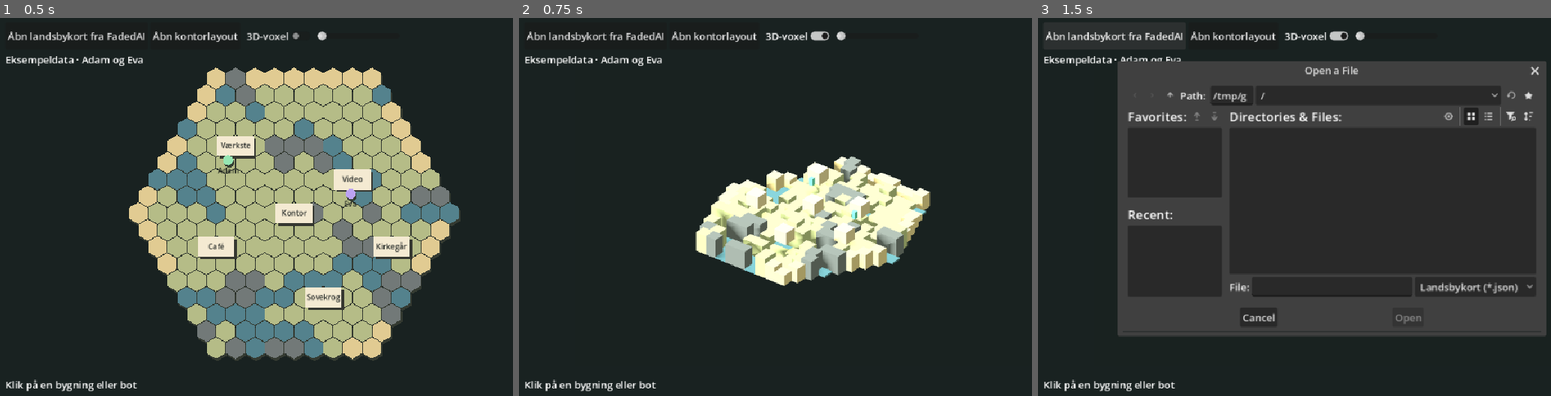
Above: before the commit, frames 1-3 (left to right).
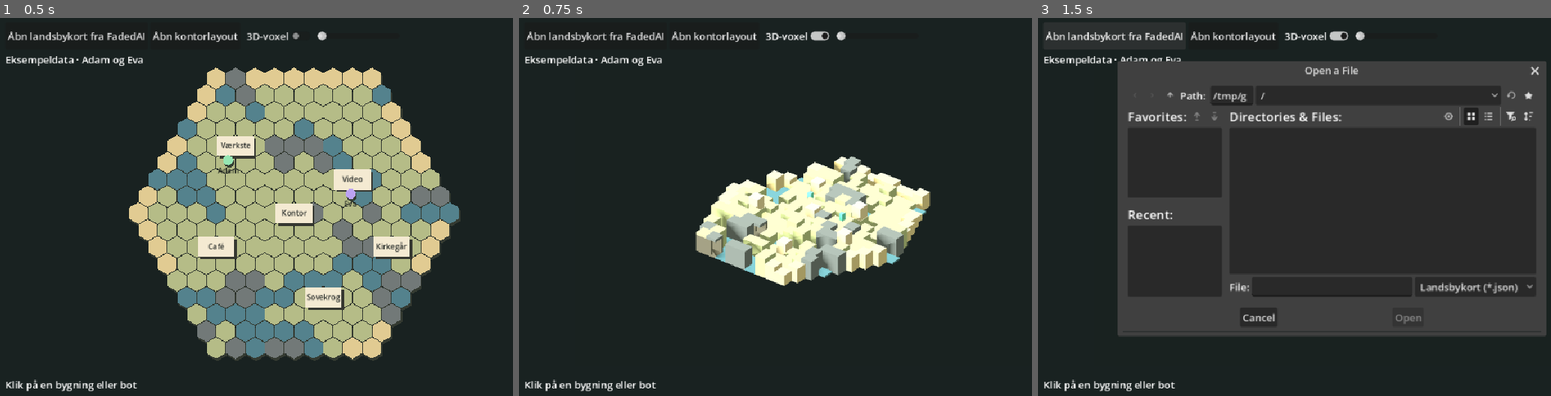
Above: after the commit, the same moments.

Repository: IamFaded90/sweatcaster-ios
Game: Godot game, scene res://village.tscn
The game is run twice, just before and just after one commit, with the same random seed, the same clock (stepped at 60 frames per second) and the same inputs.
Inputs:
- Up to frame 1 (0.5 s): no input
- Up to frame 2 (0.75 s): click "3D-voxel" at 0.5 s
- Up to frame 3 (1.5 s): click "Åbn landsbykort fra FadedAI" at 1.25 s

Frame 1 is identical in both runs. In frame 2, 1.2% of the frame differs, in the area x 34-69%, y 39-64%; in frame 3, nothing differs.

Commit message:
Polish FadedAI and integrate offline voices, agent tools and Cast fixes

Diff:
--- a/VillageGodot/smoke.gd
+++ b/VillageGodot/smoke.gd
@@ -19,6 +19,10 @@
 		push_error("FadedAI snapshot, hex grid or 3D navigation failed")
 		quit(1)
 		return
+	if not check_passages_and_markers(map):
+		quit(1)
+		return
+	map.load_snapshot(args[0])
 	map.show_voxel(false)
 	if map.voxel_map.visible:
 		push_error("Could not leave 3D view")
@@ -29,6 +33,63 @@
 		quit(1)
 		return
 	quit()
+
+func solid_at(landscape: Node3D, point: Vector3) -> bool:
+	for rock: MeshInstance3D in landscape.get_children():
+		if rock.get_aabb().has_point(point - rock.position):
+			return true
+	return false
+
+func check_passages_and_markers(map) -> bool:
+	var voxel = map.voxel_map
+	if voxel.passages.size() < 2:
+		push_error("Expected visible cliff passages in the default terrain")
+		return false
+	for cell: Vector2i in voxel.passages:
+		var limits: Vector2 = voxel.passages[cell]
+		var top: Vector3 = map.Terrain.voxel_surface(cell, map.tiles[cell])
+		var middle := Vector3(top.x, (limits.x + limits.y) * 0.5, top.z)
+		var mouth := middle + Vector3.RIGHT * 0.49
+		for rock: MeshInstance3D in voxel.landscape.get_children():
+			var local_mouth := mouth - rock.position
+			if rock.get_aabb().intersects_segment(local_mouth, local_mouth + voxel.camera.global_transform.basis.z * 35.0) != null:
+				push_error("The default camera cannot see the cave entrance")
+				return false
+		for step in [0.7, 0.4, 0.0, -0.6, -1.25]:
+			if solid_at(voxel.landscape, middle + Vector3.RIGHT * step):
+				push_error("The bank or rock blocks passage into the cliff")
+				return false
+		for boundary in [Vector3(top.x, limits.x - 0.02, top.z), Vector3(top.x, limits.y + 0.02, top.z),
+				middle + Vector3.BACK * 0.42, middle + Vector3.LEFT * 1.45]:
+			if not solid_at(voxel.landscape, boundary):
+				push_error("Cave is missing a floor, roof, wall or closed end")
+				return false
+	for zone in map.PLACES:
+		var crowd: Array[Dictionary] = []
+		for index in 10:
+			crowd.append({"zone": zone, "id": str(index)})
+		voxel.rebuild_bots(map.PLACES, crowd)
+		if voxel.markers.get_child_count() != map.PLACES.size() + crowd.size():
+			push_error("A marker is missing from a crowded room")
+			return false
+		var footprints: Array[Rect2] = []
+		for marker: MeshInstance3D in voxel.markers.get_children():
+			var size := marker.mesh.get_aabb().size
+			var base := marker.position - Vector3.UP * (size.y * 0.5)
+			var footprint := Rect2(base.x - size.x * 0.5, base.z - size.z * 0.5, size.x, size.z)
+			for other in footprints:
+				if footprint.intersects(other):
+					push_error("Two village markers overlap")
+					return false
+			footprints.append(footprint)
+			for corner in [footprint.position, footprint.end]:
+				var floor_point := Vector3(corner.x, base.y, corner.y)
+				if not solid_at(voxel.landscape, floor_point - Vector3.UP * 0.01) \
+					or solid_at(voxel.landscape, floor_point + Vector3.UP * 0.01):
+					push_error("A building or resident is floating or buried")
+					return false
+	print("FadedAI Godot: %d visible caves, floors and roofs, six buildings and six crowds of ten grounded residents passed" % voxel.passages.size())
+	return true
 
 func check_office(map, path: String) -> bool:
 	map.show_voxel(true)
--- a/VillageGodot/terrain.gd
+++ b/VillageGodot/terrain.gd
@@ -8,6 +8,7 @@
 const ROCK := 2
 const SAND := 3
 const COLORS := [Color("#54828d"), Color("#b5bc87"), Color("#727978"), Color("#e1cb92")]
+const VOXEL_CAMERA_OFFSET := Vector3(17, 17, 22)
 const AXIAL_DIRECTIONS := [
 	Vector2i(1, 0), Vector2i(1, -1), Vector2i(0, -1),
 	Vector2i(-1, 0), Vector2i(-1, 1), Vector2i(0, 1)
@@ -43,6 +44,51 @@
 	# Axial coordinates and six neighbors follow the layout used by HexEngine.
 	return Vector2(sqrt(3.0) * (cell.x + cell.y * 0.5), 1.5 * cell.y) * size
 
+static func voxel_surface(cell: Vector2i, tile: Vector2i) -> Vector3:
+	return Vector3(cell.x + cell.y * 0.39, tile.y * 0.4 + 0.15, cell.y)
+
+# Look for a cliff facing the viewer with room for a passage under two cells.
+# The bank in front sets the floor height, so the mouth opens above land or water.
+static func cave_passages(tiles: Dictionary, places: Dictionary) -> Dictionary:
+	var passages := {}
+	var buildings := {}
+	for place in places.values():
+		buildings[place.cell] = true
+	for cell: Vector2i in tiles:
+		var back := cell - Vector2i.RIGHT
+		var bank := cell + Vector2i.RIGHT
+		if not tiles.has(bank) or not tiles.has(back) or buildings.has(bank):
+			continue
+		var ground := voxel_surface(bank, tiles[bank]).y
+		var ceiling := minf(voxel_surface(cell, tiles[cell]).y, voxel_surface(back, tiles[back]).y) - 0.23
+		if tiles[cell].y < 3 or ceiling - ground < 0.54:
+			continue
+		var mouth := voxel_surface(cell, tiles[cell])
+		mouth.x += 0.49
+		mouth.y = (ground + ceiling) * 0.5
+		if not exposed_cliff(tiles, cell, mouth):
+			continue
+		var nearby := false
+		for entrance: Vector2i in passages:
+			if cell.distance_squared_to(entrance) < 25:
+				nearby = true
+				break
+		if not nearby:
+			passages[cell] = Vector2(ground, ceiling)
+			if passages.size() == 3:
+				break
+	return passages
+
+static func exposed_cliff(tiles: Dictionary, entrance: Vector2i, mouth: Vector3) -> bool:
+	for cell: Vector2i in tiles:
+		if cell == entrance:
+			continue
+		var top := voxel_surface(cell, tiles[cell])
+		var column := AABB(Vector3(top.x - 0.5, 0, top.z - 0.5), Vector3(1, top.y, 1))
+		if column.intersects_segment(mouth, mouth + VOXEL_CAMERA_OFFSET) != null:
+			return false
+	return true
+
 static func polygon(cell: Vector2i, size: float, inset: float) -> PackedVector2Array:
 	var points := PackedVector2Array()
 	for edge in range(6):
--- a/VillageGodot/voxel_map.gd
+++ b/VillageGodot/voxel_map.gd
@@ -5,6 +5,9 @@
 var planet: Node3D
 var camera: Camera3D
 var markers: Node3D
+var landscape: Node3D
+var surfaces: Dictionary
+var passages: Dictionary
 
 func build(tiles: Dictionary, places: Dictionary, bots: Array[Dictionary]) -> void:
 	stretch = true
@@ -14,13 +17,18 @@
 	add_child(world_view)
 	planet = Node3D.new()
 	world_view.add_child(planet)
-	# Add a single block-cap and one extruded column per cell. No per-frame mesh rebuilding.
+	surfaces = tiles
+	passages = Terrain.cave_passages(tiles, places)
+	landscape = Node3D.new()
+	planet.add_child(landscape)
 	for slot: Vector2i in tiles:
 		var value: Vector2i = tiles[slot]
-		var tile_height := 0.4 * value.y + 0.15
-		var block := cube(Vector3(1, tile_height, 1), Terrain.COLORS[value.x])
-		block.position = Vector3(slot.x + slot.y * 0.39, tile_height / 2.0, slot.y)
-		planet.add_child(block)
+		var top := Terrain.voxel_surface(slot, value)
+		var entrance := slot if passages.has(slot) else slot + Vector2i.RIGHT
+		if passages.has(entrance):
+			build_passage(top, Terrain.COLORS[value.x], passages[entrance], entrance != slot)
+		else:
+			add_rock(Vector3(1, top.y, 1), Vector3(top.x, top.y * 0.5, top.z), Terrain.COLORS[value.x])
 	var sunlight := DirectionalLight3D.new()
 	sunlight.rotation_degrees = Vector3(-46, -35, 0)
 	sunlight.shadow_enabled = true
@@ -34,12 +42,32 @@
 	light.environment.ambient_light_energy = 0.8
 	planet.add_child(light)
 	camera = Camera3D.new()
-	camera.position = Vector3(17, 18, 22)
+	camera.position = Vector3(0, 1, 0) + Terrain.VOXEL_CAMERA_OFFSET
 	camera.projection = Camera3D.PROJECTION_ORTHOGONAL
 	planet.add_child(camera)
 	camera.look_at(Vector3(0, 1, 0))
 	camera.current = true
 	rebuild_bots(places, bots)
+
+func add_rock(dimensions: Vector3, at: Vector3, color: Color) -> void:
+	var piece := cube(dimensions, color)
+	piece.position = at
+	landscape.add_child(piece)
+
+func build_passage(top: Vector3, color: Color, opening: Vector2, closed_end: bool) -> void:
+	var floor_y := opening.x
+	var roof_y := opening.y
+	var height := roof_y - floor_y
+	var middle := (roof_y + floor_y) * 0.5
+	var stone := Color("#6b6759")
+	add_rock(Vector3(1, floor_y, 1), Vector3(top.x, floor_y * 0.5, top.z), stone)
+	add_rock(Vector3(1, top.y - roof_y, 1), Vector3(top.x, (roof_y + top.y) * 0.5, top.z), color)
+	for side in [-1.0, 1.0]:
+		# Open the near corner of the mouth towards the isometric camera.
+		var length := 0.52 if side > 0 and not closed_end else 1.0
+		add_rock(Vector3(length, height, 0.16), Vector3(top.x - (1.0 - length) * 0.5, middle, top.z + 0.42 * side), stone)
+	if closed_end:
+		add_rock(Vector3(0.15, height, 0.68), Vector3(top.x - 0.425, middle, top.z), Color("#363b37"))
 
 func set_zoom(value: float) -> void:
 	if camera != null:
@@ -47,19 +75,39 @@
 
 func rebuild_bots(places: Dictionary, bots: Array[Dictionary]) -> void:
 	if markers != null:
+		markers.hide()
 		markers.queue_free()
 	markers = Node3D.new()
 	planet.add_child(markers)
+	var occupied := {}
 	for id in places:
 		var cell: Vector2i = places[id].cell
-		var building := cube(Vector3(1.2, 1.1, 1.2), Color("#e1cd9f"))
-		building.position = Vector3(cell.x + cell.y * 0.39, 2.25, cell.y)
+		var building := cube(Vector3(0.92, 1.1, 0.92), Color("#e1cd9f"))
+		building.position = Terrain.voxel_surface(cell, surfaces[cell]) + Vector3.UP * 0.55
 		markers.add_child(building)
+		occupied[cell] = 4
 	for index in bots.size():
 		var cell: Vector2i = places[bots[index].zone].cell
+		var standing := standing_cell(cell, occupied)
+		var used: int = occupied.get(standing, 0)
 		var bot := cube(Vector3(0.34, 0.63, 0.34), Color("#6ddcbb"))
-		bot.position = Vector3(cell.x + cell.y * 0.39 + index * 0.12, 2.0, cell.y + 0.85)
+		var corner := Vector3(-0.22 if used % 2 == 0 else 0.22, 0.315, 0.22 if used < 2 else -0.22)
+		bot.position = Terrain.voxel_surface(standing, surfaces[standing]) + corner
 		markers.add_child(bot)
+		occupied[standing] = used + 1
+
+func standing_cell(home: Vector2i, occupied: Dictionary) -> Vector2i:
+	var front := Vector2(home) + Vector2(0, 0.85)
+	var nearest := home
+	var distance := INF
+	for cell: Vector2i in surfaces:
+		if surfaces[cell].x == Terrain.WATER or occupied.get(cell, 0) >= 4:
+			continue
+		var next_distance := Vector2(cell).distance_squared_to(front)
+		if next_distance < distance:
+			distance = next_distance
+			nearest = cell
+	return nearest
 
 func cube(dimensions: Vector3, color: Color) -> MeshInstance3D:
 	var block := BoxMesh.new()
Not shown, changed: App/APIModules.swift
Not shown, changed: App/AgentAdvancedActions.swift
Not shown, changed: App/AgentChatActions.swift
Not shown, changed: App/AgentChatContent.swift
Not shown, changed: App/AgentChatIntent.swift
Not shown, changed: App/AgentChatSending.swift
Not shown, changed: App/AgentChatStyle.swift
Not shown, changed: App/AgentConversationTools.swift
Not shown, changed: App/AgentDocuments.swift
Not shown, changed: App/AgentDocumentsView.swift
Not shown, changed: App/AgentGmailReply.swift
Not shown, changed: App/AgentPersonalPreferences.swift
(and 160 more such lines)
